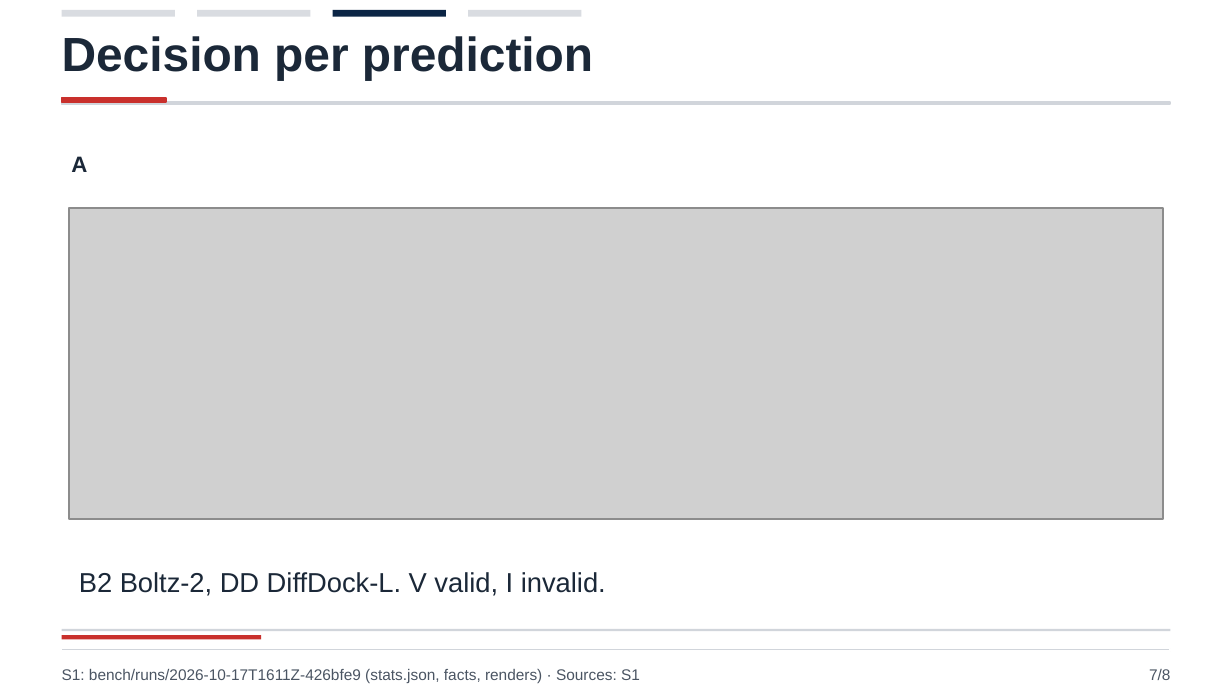
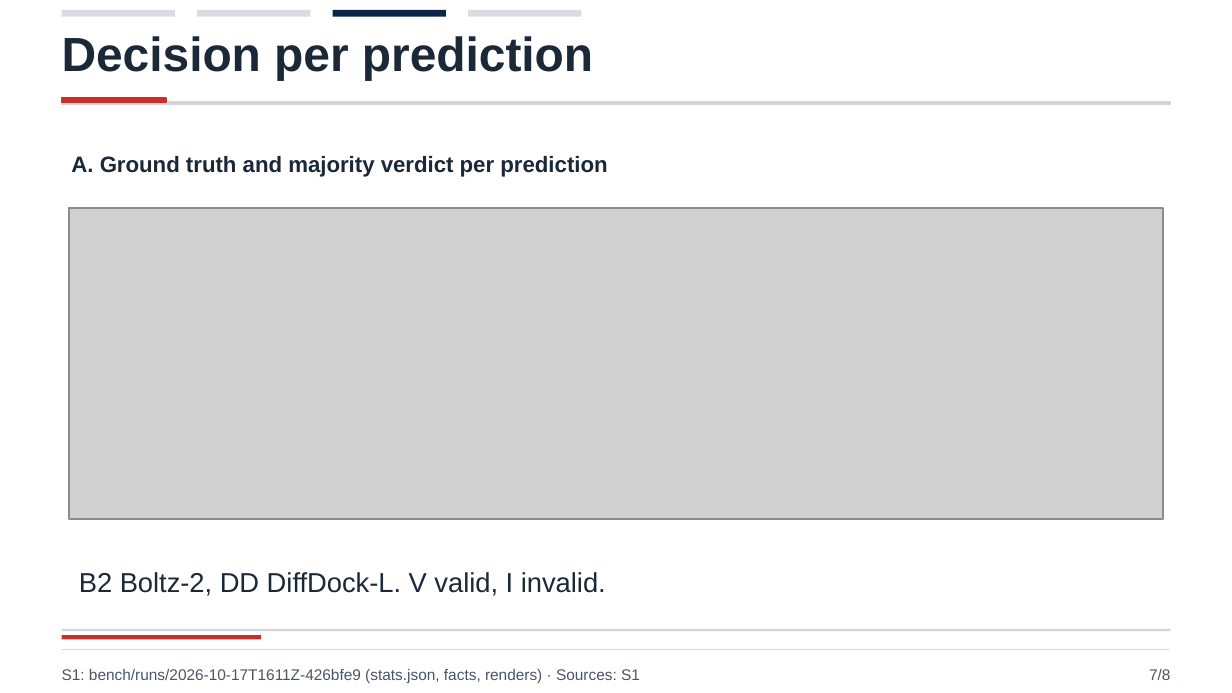
Before and after one commit to persistentepiphany/harness-hackathon, a slide deck: slide 7 of bench/runs/2026-10-17T1611Z-426bfe9/results/deck.pptx. Drawn at 1232x693 pixels with LibreOffice and Linux fonts; fonts in the diff are those of the drawing; grey boxes stand for pictures. Boxes give left, top, right and bottom in pixels: in the first picture for what was removed or moved away, otherwise in the second. Text is boxed around its words. In the diff, an @@ line names an element or a change of style, - is before the commit and + after.

```diff
--- a/bench/runs/2026-10-17T1611Z-426bfe9/results/deck.pptx
+++ b/bench/runs/2026-10-17T1611Z-426bfe9/results/deck.pptx
@@ text at [71,156,607,177]: text changed @@
-A
+A. Ground truth and majority verdict per prediction
```
Also in this commit, not shown: 5 other slides changed, 36 other files.
